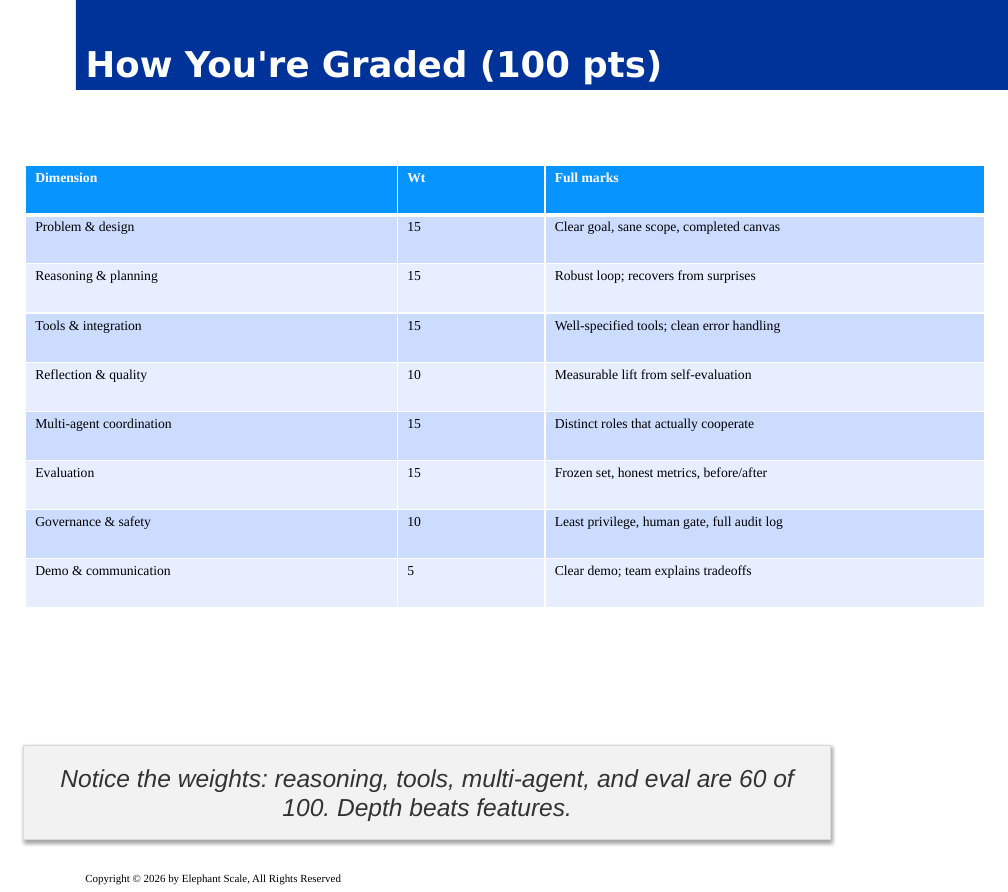
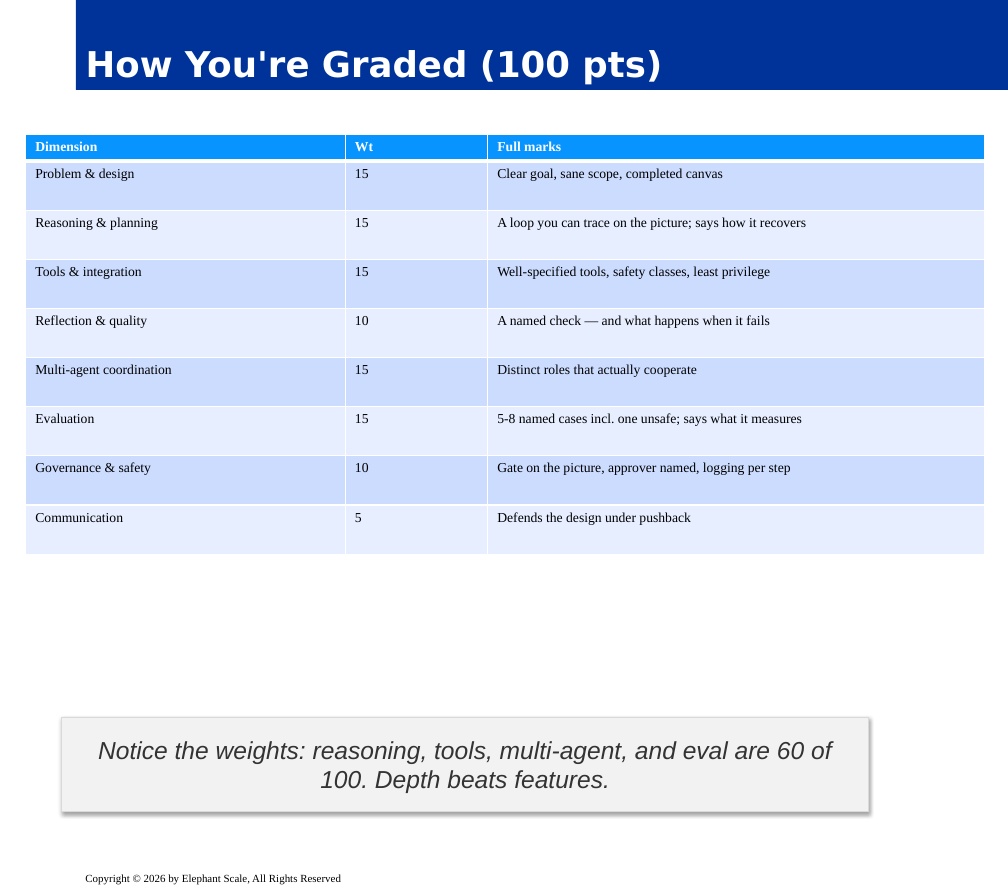
Before and after one commit to elephantscale/Building-Agentic-AI, a slide deck: slide 9 of slides/release/14-capstone.pptx (slide 7 before the commit). Drawn at 1008x892 pixels with LibreOffice and Linux fonts; fonts in the diff are those of the drawing; background and template pictures are left out. Boxes give left, top, right and bottom in pixels: in the first picture for what was removed or moved away, otherwise in the second. Text is boxed around its words. In the diff, an @@ line names an element or a change of style, - is before the commit and + after.

```diff
--- a/slides/release/14-capstone.pptx
+++ b/slides/release/14-capstone.pptx
@@ table at (x1=26, y1=135, x2=984, y2=666) @@
-row 3, column 3: Robust loop; recovers from surprises
+row 3, column 3: A loop you can trace on the picture; says how it recovers
-row 4, column 3: Well-specified tools; clean error handling
+row 4, column 3: Well-specified tools, safety classes, least privilege
-row 5, column 3: Measurable lift from self-evaluation
+row 5, column 3: A named check — and what happens when it fails
-row 7, column 3: Frozen set, honest metrics, before/after
+row 7, column 3: 5-8 named cases incl. one unsafe; says what it measures
-row 8, column 3: Least privilege, human gate, full audit log
+row 8, column 3: Gate on the picture, approver named, logging per step
-row 9, column 1: Demo & communication
+row 9, column 1: Communication
-row 9, column 3: Clear demo; team explains tradeoffs
+row 9, column 3: Defends the design under pushback
@@ table resized from (x1=26, y1=165, x2=984, y2=686) to (x1=26, y1=135, x2=984, y2=666) @@
@@ rectangle "Notice the weights: reasoning, tools, ..." moved from (x1=24, y1=745, x2=831, y2=840) to (x1=61, y1=718, x2=868, y2=812) @@
```
Also in this commit, not shown: 9 other slides changed, 5 slides added, 3 slides removed.
